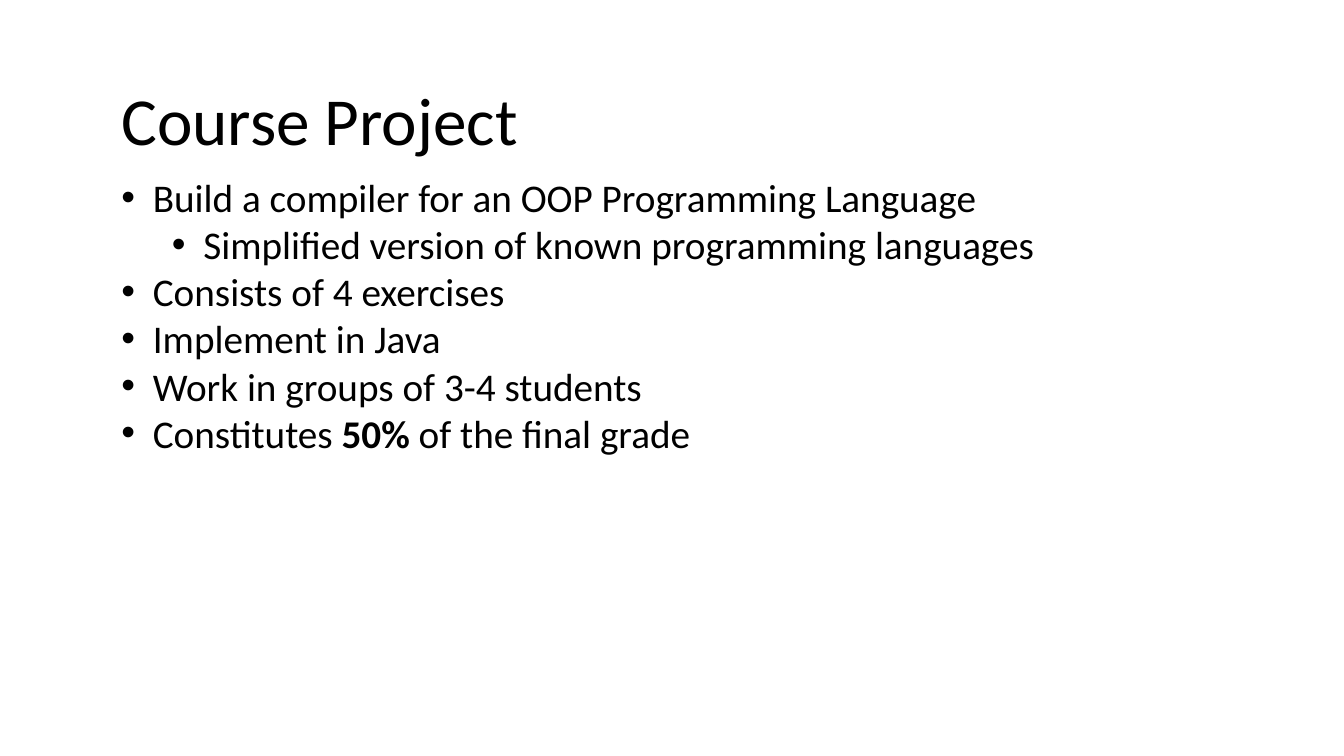
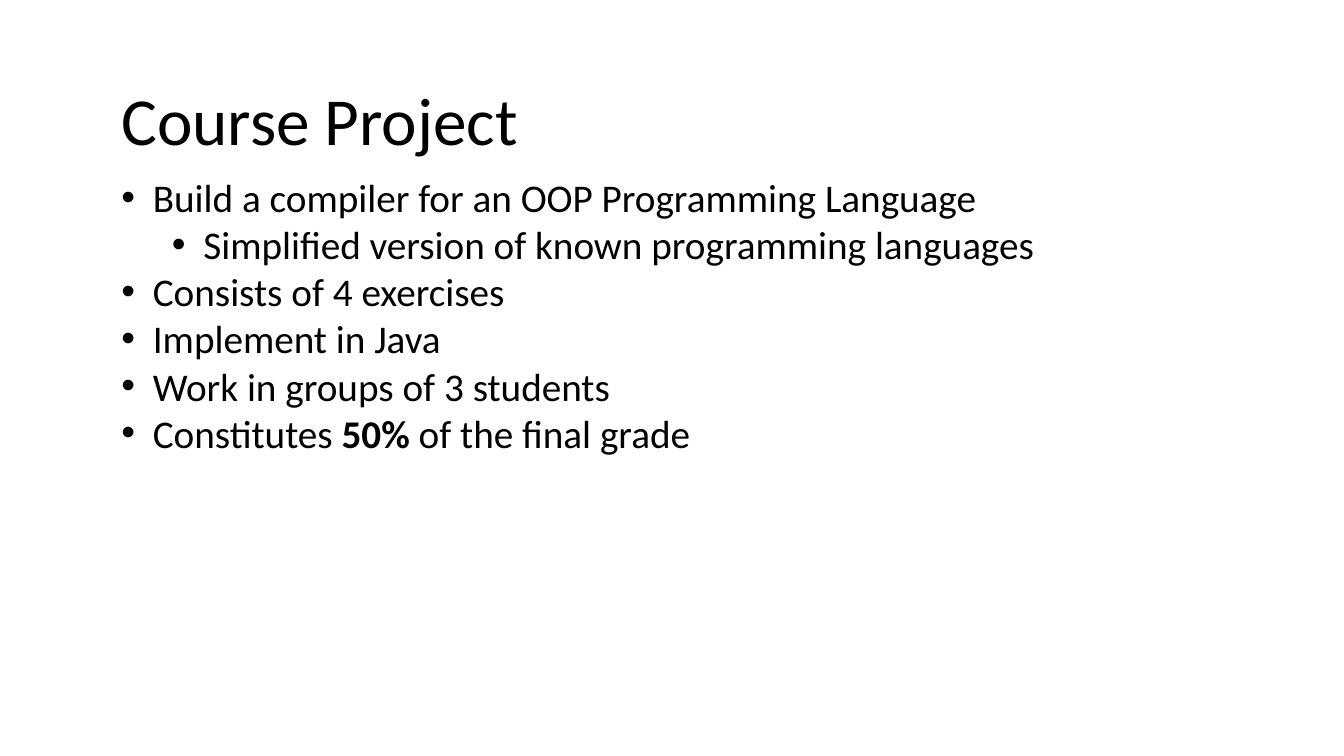
Before and after one commit to nivshani/compilation, a slide deck: slide 3 of new_slides/lexical_analysis.pptx. Drawn at 1344x756 pixels with LibreOffice and Linux fonts; fonts in the diff are those of the drawing. Boxes give left, top, right and bottom in pixels: in the first picture for what was removed or moved away, otherwise in the second. Text is boxed around its words. In the diff, an @@ line names an element or a change of style, - is before the commit and + after.

```diff
--- a/new_slides/lexical_analysis.pptx
+++ b/new_slides/lexical_analysis.pptx
@@ text at (153,373,610,408): text changed @@
-• Work in groups of 3-4 students
+• Work in groups of 3 students
```
Also in this commit, not shown: 1 other slide changed, 1 other file.
